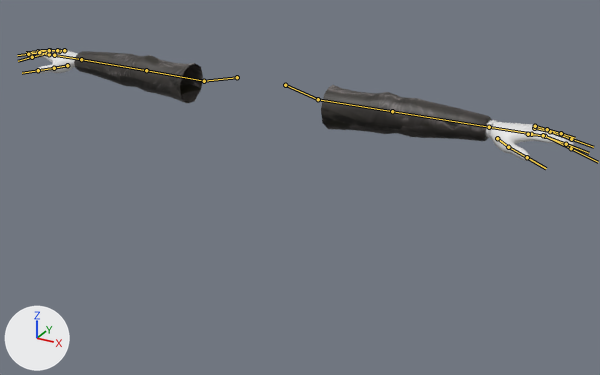
The FBX model Assets/Objects/Characters/Playable/rory-arms_new.fbx as it was, and as the next commit left it.
The view is the same before and after, from a camera (50 mm lens) standing at (1.337, -2.274, 2.272) and looking at (0.199, -0.204, 1.237). Arrows for +X, +Y and +Z are at lower left; the lights stay in place. The bones that bend it are drawn over the model as lines.

Names of what the first picture shows: 'RoryWatchRing.001', 'RoryWatchRing.006', 'RoryWatchRing.013'.
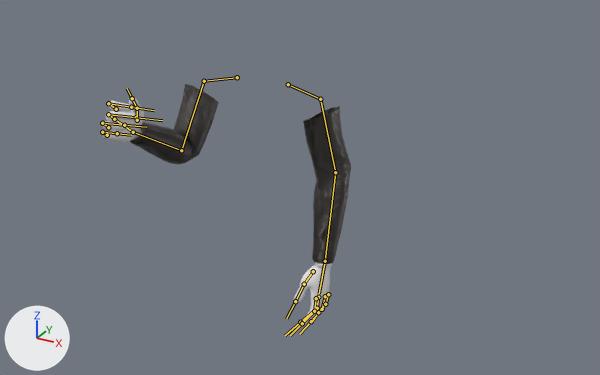
The newer file adds an action. The first version stands in its rest pose; the second is drawn at frame 10 of the action 'Armature|Hammer Hit'.

What the commit changed:
Bone 'Shoulder.L' (bone_shoulder_l) moves from (0.0, 0.0, 0.0) to (0.005, -0.002, -0.032).
Bone 'Upper Arm.L' (bone_upper_arm_l) turns from (0, 0, 0) to (-2, 6, -78) degrees about its own x, y and z.
Bone 'Lower Arm.L' (bone_lower_arm_l) turns from (0, 0, 0) to (17, 1, -10) degrees about its own x, y and z.
Bone 'Hand.L' (bone_hand_l) turns from (0, 0, 0) to (1, 1, -2) degrees about its own x, y and z.
Bone 'Finger021.L' (bone_finger021_l) turns from (0, 0, 0) to (6, -9, -21) degrees about its own x, y and z.
Bone 'Thumb001.L' (bone_thumb001_l) turns from (0, 0, 0) to (-4, 0, 1) degrees about its own x, y and z.
Bone 'Finger031.L' (bone_finger031_l) turns from (0, 0, 0) to (5, -10, -21) degrees about its own x, y and z.
Bone 'Finger011.L' (bone_finger011_l) turns from (0, 0, 0) to (8, -9, -22) degrees about its own x, y and z.
Bone 'Finger041.L' (bone_finger041_l) turns from (0, 0, 0) to (4, -11, -20) degrees about its own x, y and z.
Bone 'Upper Arm.R' (bone_upper_arm_r) turns from (0, 0, 0) to (39, -12, 83) degrees about its own x, y and z.
Bone 'Lower Arm.R' (bone_lower_arm_r) turns from (0, 0, 0) to (77, -1, -42) degrees about its own x, y and z.
Bone 'Hand.R' (bone_hand_r) turns from (0, 0, 0) to (7, 38, 5) degrees about its own x, y and z.
Bone 'Finger021.R' (bone_finger021_r) turns from (0, 0, 0) to (17, -11, 110) degrees about its own x, y and z.
Bone 'Thumb001.R' (bone_thumb001_r) turns from (0, 0, 0) to (-9, 19, -7) degrees about its own x, y and z.
Bone 'Finger031.R' (bone_finger031_r) turns from (0, 0, 0) to (18, -10, 112) degrees about its own x, y and z.
Bone 'Finger011.R' (bone_finger011_r) turns from (0, 0, 0) to (12, 8, 109) degrees about its own x, y and z.
Bone 'Finger041.R' (bone_finger041_r) turns from (0, 0, 0) to (19, -10, 115) degrees about its own x, y and z.

What differs and where, as boxes [x1, y1, x2, y2] in the pictures (600 x 375 px):
'RoryWatchRing.013', posed (47% narrower, 99% taller)
    before: [74, 51, 492, 141]
    after: [130, 84, 351, 264]
'RoryWatchRing.006', posed (58% narrower, 104% taller)
    before: [28, 49, 574, 161]
    after: [104, 97, 331, 326]
'RoryWatchRing.001', posed (72% narrower, 142% taller)
    before: [485, 120, 548, 138]
    after: [315, 262, 332, 307]
bone 'Shoulder.L', root to tip
    before: (285, 85) to (318, 99)
    after: (288, 84) to (320, 99)
bone 'Upper Arm.L', root to tip
    before: (318, 99) to (392, 111)
    after: (320, 99) to (335, 172)
bone 'Lower Arm.L', root to tip
    before: (392, 111) to (489, 127)
    after: (335, 172) to (325, 261)
bone 'Hand.L', root to tip
    before: (489, 127) to (527, 133)
    after: (325, 261) to (319, 293)
bone 'Finger021.L', root to tip
    before: (545, 136) to (571, 148)
    after: (317, 308) to (300, 322)
bone 'Thumb001.L', root to tip
    before: (508, 147) to (527, 157)
    after: (304, 284) to (295, 301)
bone 'Finger031.L', root to tip
    before: (550, 131) to (571, 139)
    after: (322, 309) to (311, 321)
bone 'Finger011.L', root to tip
    before: (543, 135) to (566, 144)
    after: (314, 311) to (302, 323)
bone 'Finger041.L', root to tip
    before: (547, 129) to (561, 133)
    after: (325, 304) to (318, 312)
bone 'Upper Arm.R', root to tip
    before: (204, 81) to (146, 70)
    after: (204, 81) to (181, 150)
bone 'Lower Arm.R', root to tip
    before: (146, 70) to (81, 59)
    after: (181, 150) to (133, 132)
bone 'Hand.R', root to tip
    before: (81, 59) to (57, 55)
    after: (133, 132) to (116, 120)
bone 'Finger021.R', root to tip
    before: (46, 53) to (32, 57)
    after: (108, 114) to (136, 117)
bone 'Thumb001.R', root to tip
    before: (54, 68) to (38, 70)
    after: (137, 108) to (132, 98)
bone 'Finger031.R', root to tip
    before: (50, 50) to (38, 51)
    after: (102, 123) to (124, 125)
bone 'Finger011.R', root to tip
    before: (39, 52) to (28, 54)
    after: (108, 103) to (131, 107)
bone 'Finger041.R', root to tip
    before: (57, 50) to (49, 50)
    after: (102, 132) to (117, 133)
